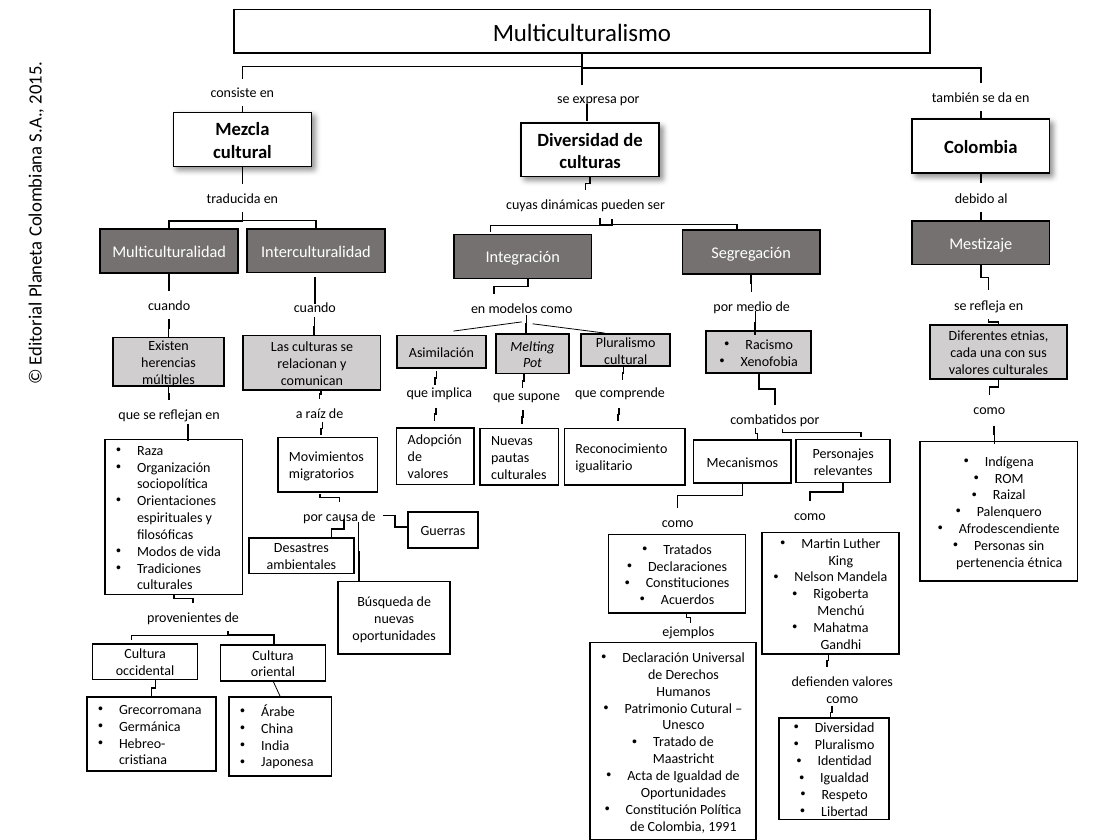
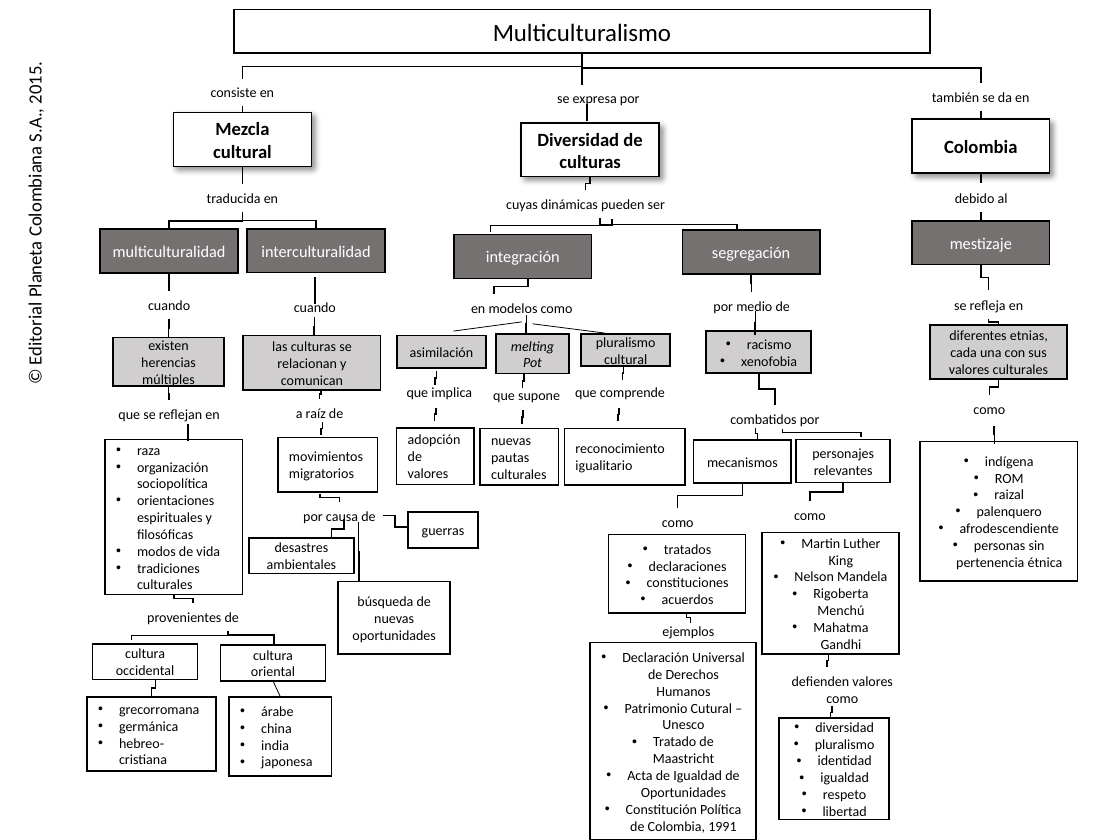
Before and after one commit to AulaPlanetaColombia/CienciasSociales, a slide deck: slide 1 of fuentes/contenidos/grado10/guion08/Mapa_CS_10_08_CO.pptx. Drawn at 1120x840 pixels with LibreOffice and Linux fonts; fonts in the diff are those of the drawing; background and template pictures are left out. Boxes give left, top, right and bottom in pixels: in the first picture for what was removed or moved away, otherwise in the second. Text is boxed around its words. In the diff, an @@ line names an element or a change of style, - is before the commit and + after.

```diff
--- a/fuentes/contenidos/grado10/guion08/Mapa_CS_10_08_CO.pptx
+++ b/fuentes/contenidos/grado10/guion08/Mapa_CS_10_08_CO.pptx
@@ text in rectangle at [950,238,1012,252]: text changed @@
-Mestizaje
+mestizaje
@@ text in rectangle at [113,245,226,257]: text changed @@
-Multiculturalidad
+multiculturalidad
@@ text in rectangle at [261,245,370,257]: text changed @@
-Interculturalidad
+interculturalidad
@@ text in rectangle at [486,251,560,265]: text changed @@
-Integración
+integración
@@ text in rectangle at [712,247,790,261]: text changed @@
-Segregación
+segregación
@@ text in rectangle at [141,340,196,388]: text changed @@
-Existen herencias múltiples
+existen herencias múltiples
@@ text in rectangle at [272,341,351,385]: text changed @@
-Las culturas se relacionan y comunican
+las culturas se relacionan y comunican
@@ text in rectangle at [410,347,474,357]: text changed @@
-Asimilación
+asimilación
@@ text in rectangle at [511,341,554,367]: text changed @@
-Melting Pot
+melting Pot
@@ text in rectangle at [596,337,656,368]: text changed @@
-Pluralismo cultural
+pluralismo cultural
@@ text in rectangle at [741,339,797,366]: text changed @@
-• Racismo
-• Xenofobia
+• racismo
+• xenofobia
@@ text in rectangle at [949,330,1049,374]: text changed @@
-Diferentes etnias, cada una con sus valores culturales
+diferentes etnias, cada una con sus valores culturales
@@ text in rectangle at [137,448,220,589]: text changed @@
-• Raza
-• Organización sociopolítica
-• Orientaciones espirituales y filosóficas
-• Modos de vida
-• Tradiciones culturales
+• raza
+• organización sociopolítica
+• orientaciones espirituales y filosóficas
+• modos de vida
+• tradiciones culturales
@@ text in rectangle at [408,434,461,478]: text changed @@
-Adopción de valores
+adopción de valores
@@ text in rectangle at [491,438,547,479]: text changed @@
-Nuevas pautas culturales
+nuevas pautas culturales
@@ text in rectangle at [575,443,664,473]: text changed @@
-Reconocimiento igualitario
+reconocimiento igualitario
@@ text in rectangle at [812,448,874,475]: text changed @@
-Personajes relevantes
+personajes relevantes
@@ text in rectangle at [289,451,363,481]: text changed @@
-Movimientos migratorios
+movimientos migratorios
@@ text in rectangle at [707,457,778,467]: text changed @@
-Mecanismos
+mecanismos
@@ text in rectangle at [985,456,1034,469]: text changed @@
-• Indígena
+• indígena
@@ text in rectangle at [956,489,1063,570]: text changed @@
-• Raizal
-• Palenquero
-• Afrodescendiente
-• Personas sin pertenencia étnica
+• raizal
+• palenquero
+• afrodescendiente
+• personas sin pertenencia étnica
@@ text in rectangle at [422,528,465,538]: text changed @@
-Guerras
+guerras
@@ text in rectangle at [267,542,337,569]: text changed @@
-Desastres ambientales
+desastres ambientales
@@ text in rectangle at [647,544,729,604]: text changed @@
-• Tratados
-• Declaraciones
-• Constituciones
-• Acuerdos
+• tratados
+• declaraciones
+• constituciones
+• acuerdos
@@ text in rectangle at [352,596,435,643]: text changed @@
-Búsqueda de nuevas oportunidades
+búsqueda de nuevas oportunidades
@@ text in rectangle at [116,648,174,675]: text changed @@
-Cultura occidental
+cultura occidental
@@ text in rectangle at [251,650,295,681]: text changed @@
-Cultura oriental
+cultura oriental
@@ text in rectangle at [119,707,199,764]: text changed @@
-• Grecorromana
-• Germánica
-• Hebreo-cristiana
+• grecorromana
+• germánica
+• hebreo-cristiana
@@ text in rectangle at [261,706,312,769]: text changed @@
-• Árabe
-• China
-• India
-• Japonesa
+• árabe
+• china
+• india
+• japonesa
@@ text in rectangle at [815,722,875,820]: text changed @@
-• Diversidad
-• Pluralismo
-• Identidad
-• Igualdad
-• Respeto
-• Libertad
+• diversidad
+• pluralismo
+• identidad
+• igualdad
+• respeto
+• libertad
```
Also in this commit, not shown: 1 other file.
